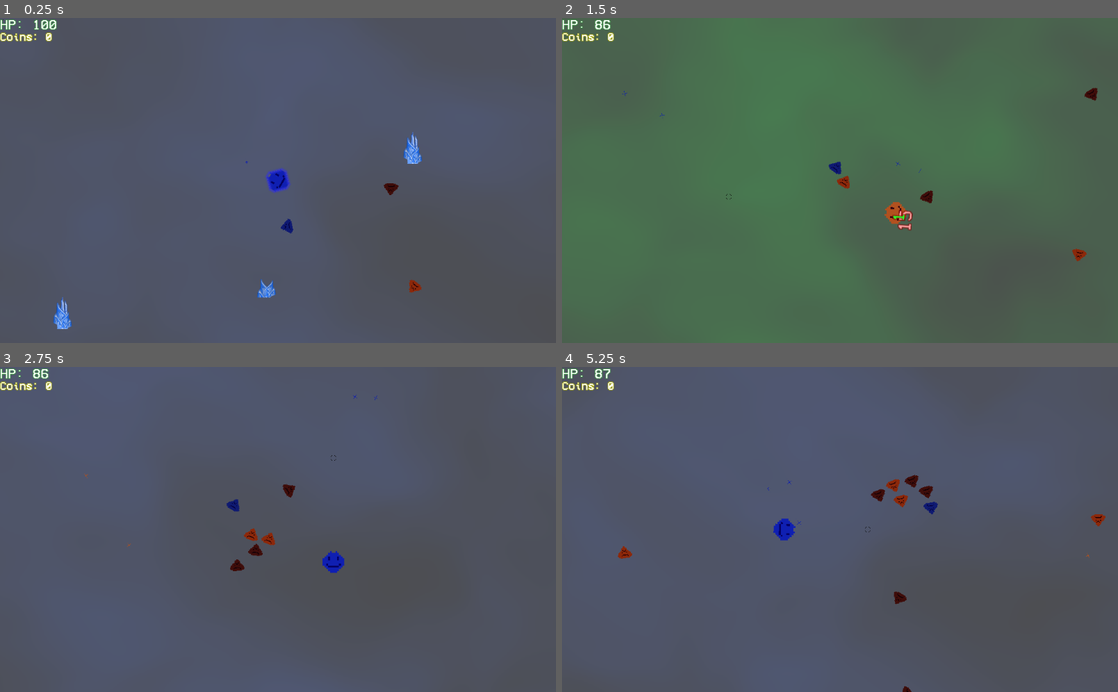
Above: before the commit, frames 1-4 (two rows, left to right).
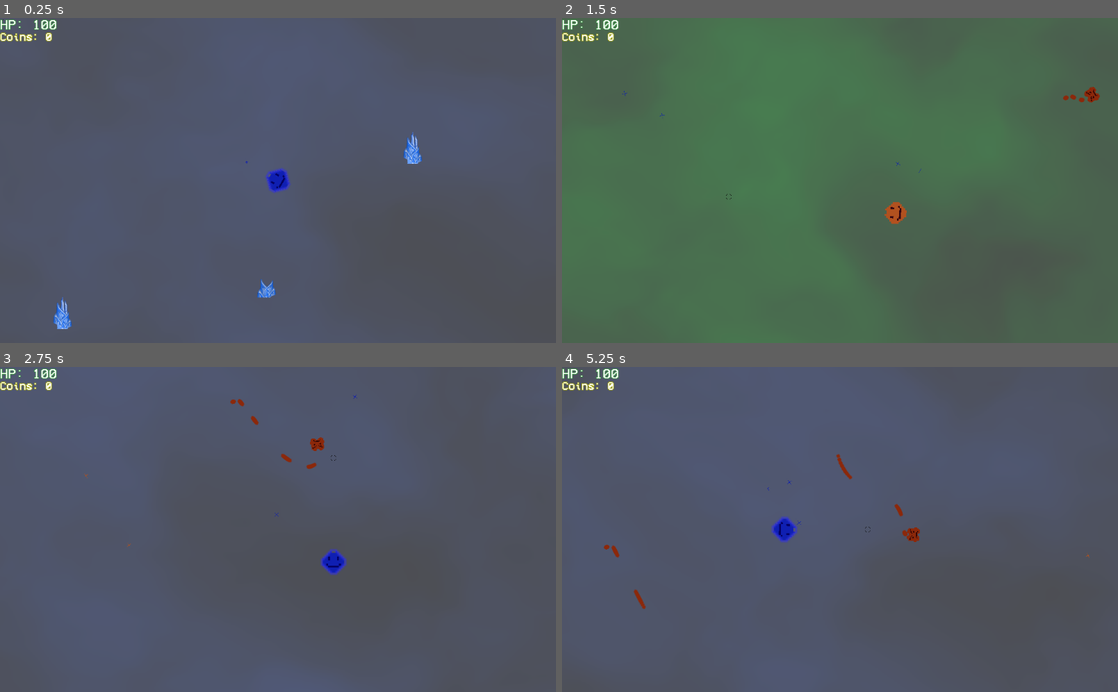
Above: after the commit, the same moments.

Repository: JuanG10/boss
Game: Godot game, scene res://proof of concept.tscn
Two runs of this game, one before a commit and one after it. Both use one fixed random seed, a clock stepped at 60 frames per second and the inputs below. The engine's default icon, where the game draws it, is replaced by a stand-in: a white triangle on a blue panel in a dark square.
Inputs (mouse positions are in pixels of both pictures, inside the frame that each line leads up to):
- Up to frame 1 (0.25 s): no input
- Up to frame 2 (1.5 s): tap Enter (ui_accept) at 0.5, 0.6, 0.77, 1.07 s; move the mouse to (962, 164) at 0.52 s; hold D (right) 0.53-1.28 s; move the mouse to (728, 196) at 1.27 s; hold S (down) from 1.28 s (still down); tap E (next_color) at 1.35 s
- Up to frame 3 (2.75 s): tap Enter (ui_accept) at 1.52, 1.55, 1.82, 2.3 s; move the mouse to (333, 458) at 2.02 s; release S (down) at 2.03 s; hold D (right) from 2.03 s (still down); tap Q (previous_color) at 2.1 s
- Up to frame 4 (5.25 s): move the mouse to (812, 594) at 2.77 s; release D (right) at 2.78 s; hold W (up) 2.78-3.53 s; tap Enter (ui_accept) at 2.85, 3.02, 3.32, 3.77, 3.8, 4.07, 4.52, 4.55, 4.82, 5.1 s; move the mouse to (1006, 578) at 3.52 s; hold A (left) 3.53-5.03 s; tap E (next_color) at 3.6 s; move the mouse to (673, 480) at 4.27 s; tap Q (previous_color) at 4.35 s; move the mouse to (867, 529) at 5.02 s; hold S (down) from 5.03 s (still down)

The runs differ from the first frame. In frame 1, 0.2% of the frame differs, in the area x 50-76%, y 50-85%; in frame 2, 0.6%; in frame 3, 0.8%; in frame 4, 1.1%, in the area x 5-98%, y 0-100%.
Error in both runs: Invalid call. Nonexistent function 'instance' in base 'Nil'. (res://Trampas/TrapManager.gd:45)

Commit message:
Agregados comportamiento por color del jugador. Faltan habilidades especiales roja y azul

Diff:
--- a/Enemies/AdvancedEnemy/AdvancedEnemy.gd
+++ b/Enemies/AdvancedEnemy/AdvancedEnemy.gd
@@ -6,15 +6,24 @@
 var target := Vector2.ZERO
 var velocity := Vector2.ZERO
 
+var slow_timer = Timer.new()
+var stun_timer = Timer.new()
+var is_stunned = false
+
 var health = 70
 var dmg = 10
+var atk_speed = .4
 
-var timer  = Timer.new()
+var special
+var minimun_range_flag = false
+
+var timer = Timer.new()
 
 var Bullet = preload("res://Enemies/Bullet.tscn")
 
-var colores = [Color(0, 0, 1),Color(0,1,0),Color(1,0,0)]
+var colores     = [Color(0.0627, 0.102, 0.451),Color(0.551, 0.1582, 0.041),Color(0.251, 0.051, 0.0431)]
 var collisiones = [0b100000001, 0b100000010, 0b100000100]
+var specials    = ["special_blue", "special_orange", "special_red"]
 var tipo
 
 var explosion_color:Color
@@ -22,7 +31,10 @@
 func _ready():
 	$State_handler.init(player, self)
 	timer.set_one_shot(true)
-	timer.set_wait_time(.4)
+	stun_timer.set_one_shot(true)
+	slow_timer.set_one_shot(true)
+	add_child(stun_timer)
+	add_child(slow_timer)
 	add_child(timer)
 
 #acá habría que agregar el color y las colisiones
@@ -33,44 +45,53 @@
 	collision_layer = collisiones[n]
 	collision_mask  = collisiones[n]
 	tipo = n
+	special = specials[n]
+	if special == "special_orange" and GlobalVariables.retry == true:
+		GlobalVariables.Admg *= 1.1
+		GlobalVariables.Ahealth *= 1.1
+		dmg = GlobalVariables.Admg
+		health = GlobalVariables.Ahealth
 
-func close_enough():
-	return false
+func close_enough(area):
+	if area.name == player.name:
+		minimun_range_flag = true
 
-func _process(delta):
-	target = player.global_position - global_position
-	velocity += target
-	velocity *= friction
-	look_at(player.global_position)
-	position += velocity.normalized() * speed * delta
-	if(timer.is_stopped()):
+func far_enough(area):
+	if area.name == player.name:
+		minimun_range_flag = false
+
+func burn():
+	for _i in range(10):
+		takeDamage(player.brn_dmg)
+		yield(get_tree().create_timer(.1), "timeout")
+
+func stun(time):
+	stun_timer.start(time)
+	is_stunned = true
+
+func slow(slow, time):
+	if slow_timer.is_stopped():
+		slow_timer.start(time)
+		speed *= slow
+
+func _process(_delta):
+	if stun_timer.is_stopped():
+		is_stunned = false
+	if slow_timer.is_stopped():
+		speed = 130
+	if(timer.is_stopped() and not is_stunned):
 		shoot()
 
 func takeDamage(n):
 	health -= n
 	if health <= 0:
-		get_parent().remove_child(self)
+		get_parent().call_deferred("remove_child", self)
 		queue_free()
-
-func _on_area_entered(area):
-	if area.filename == "res://Player/Bullet.tscn":
-		takeDamage(player.dmg)
-		area.remove()
-	if area.name == player.name:
-		player.takeDamage(10)
-
-func shoot():
-	for _i in range(3):
-		var b = Bullet.instance()
-		b.start($Muzzle.global_position, rotation, player, dmg, tipo)
-		get_parent().add_child(b)
-		yield(get_tree().create_timer(.02), "timeout")
-	timer.start()
 
 func _on_death():
 	_create_explosion()
-	get_parent().points += 30
-	for i in range(5):
+	get_parent().points += 20
+	for i in range(3):
 		var c = GlobalVariables.coin.instance()
 		c.initialize(position + Vector2(rand_range(0, i*10),rand_range(0, i*10)))
 		get_parent().call_deferred("add_child", c)
@@ -81,3 +102,11 @@
 	explosion.get_child(0).process_material.color_ramp.gradient.colors[1] = explosion_color
 	explosion.get_child(0).emitting = true
 	get_parent().call_deferred("add_child", explosion)
+
+func shoot():
+	for _i in range(3):
+		var b = Bullet.instance()
+		b.start($Muzzle.global_position, rotation, player, dmg, tipo)
+		get_parent().add_child(b)
+		yield(get_tree().create_timer(.02), "timeout")
+	timer.start(atk_speed)
--- a/Enemies/AdvancedEnemy/AdvancedEnemy.tscn
+++ b/Enemies/AdvancedEnemy/AdvancedEnemy.tscn
@@ -6,11 +6,13 @@
 [ext_resource path="res://Enemies/AdvancedEnemy/State_handler.gd" type="Script" id=4]
 [ext_resource path="res://Enemies/AdvancedEnemy/Minimun_range.gd" type="Script" id=5]
 [ext_resource path="res://Enemies/AdvancedEnemy/Red.gd" type="Script" id=6]
-[ext_resource path="res://Enemies/AdvancedEnemy/Green.gd" type="Script" id=7]
 [ext_resource path="res://Enemies/AdvancedEnemy/Blue.gd" type="Script" id=8]
 
 [sub_resource type="CircleShape2D" id=1]
 radius = 9.13498
+
+[sub_resource type="CircleShape2D" id=2]
+radius = 103.211
 
 [node name="AdvancedEnemy" type="KinematicBody2D"]
 script = ExtResource( 2 )
@@ -33,14 +35,18 @@
 [node name="Minimun_range" type="Node" parent="State_handler"]
 script = ExtResource( 5 )
 
-[node name="Color_Special" type="Node" parent="State_handler"]
-
-[node name="Red" type="Node" parent="State_handler/Color_Special"]
+[node name="Red" type="Node" parent="State_handler"]
 script = ExtResource( 6 )
 
-[node name="Green" type="Node" parent="State_handler/Color_Special"]
-script = ExtResource( 7 )
+[node name="Blue" type="Node" parent="State_handler"]
+script = ExtResource( 8 )
 
-[node name="Blue" type="Node" parent="State_handler/Color_Special"]
-script = ExtResource( 8 )
+[node name="Area2D" type="Area2D" parent="."]
+collision_layer = 1024
+collision_mask = 0
+
+[node name="CollisionShape2D" type="CollisionShape2D" parent="Area2D"]
+shape = SubResource( 2 )
 [connection signal="tree_exiting" from="." to="." method="_on_death"]
+[connection signal="area_entered" from="Area2D" to="." method="close_enough"]
+[connection signal="area_exited" from="Area2D" to="." method="far_enough"]
--- a/Enemies/AdvancedEnemy/Chasing.gd
+++ b/Enemies/AdvancedEnemy/Chasing.gd
@@ -14,10 +14,14 @@
 	speed = enemy.speed
 
 func update(_delta):
-	target = player.global_position - enemy.global_position
-	velocity += target
-	velocity *= friction
-	enemy.look_at(player.global_position)
-	enemy.move_and_slide(velocity.normalized() * speed)
-	if enemy.close_enough():
-		emit_signal("finished", "Minimun_range")
+	if not enemy.is_stunned:
+		target = player.global_position - enemy.global_position
+		velocity += target
+		velocity *= friction
+		enemy.look_at(player.global_position)
+		enemy.move_and_slide(velocity.normalized() * enemy.speed)
+	if enemy.minimun_range_flag:
+		if enemy.special == "special_red":
+			emit_signal("finished", "special_red")
+		else:
+			emit_signal("finished", "minimun_range")
--- a/Enemies/AdvancedEnemy/Minimun_range.gd
+++ b/Enemies/AdvancedEnemy/Minimun_range.gd
@@ -1 +1,32 @@
 extends "res://state_machine/state.gd"
+
+var player
+var enemy
+var target = Vector2.ZERO
+var velocity = Vector2.ZERO
+var friction
+var speed
+
+func initialize(p, e):
+	player = p
+	enemy = e
+	friction = enemy.friction
+	speed = enemy.speed
+
+func update(_delta):
+	#side_to_side()
+	if not enemy.is_stunned:
+		enemy.look_at(player.global_position)
+	if not enemy.minimun_range_flag:
+		emit_signal("finished", "chasing")
+
+func side_to_side():
+	var even_iteration = false
+	target = player.global_position - enemy.global_position
+	target = target.rotated(90)
+	if even_iteration:
+		target = target.rotated(-90)
+	velocity += target
+	velocity *= friction
+	enemy.move_and_slide(velocity.normalized() * speed)
+	even_iteration = not even_iteration
--- a/Enemies/AdvancedEnemy/Red.gd
+++ b/Enemies/AdvancedEnemy/Red.gd
@@ -1 +1,38 @@
 extends "res://state_machine/state.gd"
+
+var player
+var enemy
+var target = Vector2.ZERO
+var velocity = Vector2.ZERO
+var friction
+var speed
+
+func initialize(p, e):
+	player = p
+	enemy = e
+	friction = enemy.friction
+	speed = enemy.speed
+
+func update(_delta):
+	#side_to_side()
+	if not enemy.is_stunned:
+		enemy.look_at(player.global_position)
+	if not enemy.minimun_range_flag:
+		emit_signal("finished", "chasing")
+
+func side_to_side():
+	var even_iteration = false
+	target = player.global_position - enemy.global_position
+	target = target.rotated(90)
+	if even_iteration:
+		target = target.rotated(-90)
+	velocity += target
+	velocity *= friction
+	enemy.move_and_slide(velocity.normalized() * speed)
+	even_iteration = not even_iteration
+
+func enter():
+	enemy.atk_speed = .25
+
+func exit():
+	enemy.atk_speed = .4
--- a/Enemies/AdvancedEnemy/State_handler.gd
+++ b/Enemies/AdvancedEnemy/State_handler.gd
@@ -2,16 +2,14 @@
 
 onready var chasing = $Chasing
 onready var minimun_range = $Minimun_range
-onready var special_red = $Color_Special/Red
-onready var special_blue = $Color_Special/Blue
-onready var special_green = $Color_Special/Green
+onready var special_red = $Red
+onready var special_blue = $Blue
 
 func _ready():
 	states_map = {
 		"chasing"       : chasing,
 		"minimun_range" : minimun_range,
 		"special_red"   : special_red,
-		"special_green" : special_green,
 		"special_blue"  : special_blue,
 	}
 
--- a/Enemies/BasicEnemy/BasicEnemy.gd
+++ b/Enemies/BasicEnemy/BasicEnemy.gd
@@ -6,15 +6,24 @@
 var target := Vector2.ZERO
 var velocity := Vector2.ZERO
 
+var slow_timer = Timer.new()
+var stun_timer = Timer.new()
+var is_stunned = false
+
 var health = 45
 var dmg = 20
+var atk_speed = .8
+
+var special
+var minimun_range_flag = false
 
 var timer = Timer.new()
 
 var Bullet = preload("res://Enemies/Bullet.tscn")
 
-var colores = [Color(0, 0, 1),Color(0,1,0),Color(1,0,0)]
+var colores     = [Color(0.0627, 0.102, 0.451),Color(0.551, 0.1582, 0.041),Color(0.251, 0.051, 0.0431)]
 var collisiones = [0b100000001, 0b100000010, 0b100000100]
+var specials    = ["special_blue", "special_orange", "special_red"]
 var tipo
 
 var explosion_color:Color
@@ -22,7 +31,10 @@
 func _ready():
 	$State_handler.init(player, self)
 	timer.set_one_shot(true)
-	timer.set_wait_time(.8)
+	stun_timer.set_one_shot(true)
+	slow_timer.set_one_shot(true)
+	add_child(stun_timer)
+	add_child(slow_timer)
 	add_child(timer)
 
 #acá habría que agregar el color y las colisiones
@@ -33,12 +45,27 @@
 	collision_layer = collisiones[n]
 	collision_mask  = collisiones[n]
 	tipo = n
+	special = specials[n]
+	if special == "special_orange" and GlobalVariables.retry == true:
+		GlobalVariables.Bdmg *= 1.1
+		GlobalVariables.Bhealth *= 1.1
+		dmg = GlobalVariables.Bdmg
+		health = GlobalVariables.Bhealth
 
-func close_enough():
-	return false
+func close_enough(area):
+	if area.name == player.name:
+		minimun_range_flag = true
+
+func far_enough(area):
+	if area.name == player.name:
+		minimun_range_flag = false
 
 func _process(_delta):
-	if(timer.is_stopped()):
+	if stun_timer.is_stopped():
+		is_stunned = false
+	if slow_timer.is_stopped():
+		speed = 130
+	if(timer.is_stopped() and not is_stunned):
 		shoot()
 
 func takeDamage(n):
@@ -47,18 +74,25 @@
 		get_parent().call_deferred("remove_child", self)
 		queue_free()
 
-func _on_area_entered(area):
-	if area.filename == "res://Player/Bullet.tscn":
-		takeDamage(player.dmg)
-		area.remove()
-	if area.name == player.name:
-		player.takeDamage(10)
+func burn():
+	for _i in range(10):
+		takeDamage(player.brn_dmg)
+		yield(get_tree().create_timer(.1), "timeout")
+
+func stun(time):
+	stun_timer.start(time)
+	is_stunned = true
+
+func slow(slow, time):
+	if slow_timer.is_stopped():
+		slow_timer.start(time)
+		speed *= slow
 
 func shoot():
 	var b = Bullet.instance()
 	b.start($Muzzle.global_position, rotation, player, dmg, tipo)
 	get_parent().add_child(b)
-	timer.start()
+	timer.start(atk_speed)
 
 func _on_death():
 	_create_explosion()
--- a/Enemies/BasicEnemy/BasicEnemy.tscn
+++ b/Enemies/BasicEnemy/BasicEnemy.tscn
@@ -6,11 +6,13 @@
 [ext_resource path="res://Enemies/BasicEnemy/State_handler.gd" type="Script" id=4]
 [ext_resource path="res://Enemies/BasicEnemy/Minimun_range.gd" type="Script" id=5]
 [ext_resource path="res://Enemies/BasicEnemy/Red.gd" type="Script" id=6]
-[ext_resource path="res://Enemies/BasicEnemy/Green.gd" type="Script" id=7]
 [ext_resource path="res://Enemies/BasicEnemy/Blue.gd" type="Script" id=8]
 
 [sub_resource type="CircleShape2D" id=1]
 radius = 9.13498
+
+[sub_resource type="CircleShape2D" id=2]
+radius = 103.178
 
 [node name="BasicEnemy" type="KinematicBody2D"]
 script = ExtResource( 2 )
@@ -33,14 +35,18 @@
 [node name="Minimun_range" type="Node" parent="State_handler"]
 script = ExtResource( 5 )
 
-[node name="Color_Special" type="Node" parent="State_handler"]
-
-[node name="Red" type="Node" parent="State_handler/Color_Special"]
+[node name="Red" type="Node" parent="State_handler"]
 script = ExtResource( 6 )
 
-[node name="Green" type="Node" parent="State_handler/Color_Special"]
-script = ExtResource( 7 )
+[node name="Blue" type="Node" parent="State_handler"]
+script = ExtResource( 8 )
 
-[node name="Blue" type="Node" parent="State_handler/Color_Special"]
-script = ExtResource( 8 )
+[node name="Area2D" type="Area2D" parent="."]
+collision_layer = 1024
+collision_mask = 0
+
+[node name="CollisionShape2D" type="CollisionShape2D" parent="Area2D"]
+shape = SubResource( 2 )
 [connection signal="tree_exiting" from="." to="." method="_on_death"]
+[connection signal="area_entered" from="Area2D" to="." method="close_enough"]
+[connection signal="area_exited" from="Area2D" to="." method="far_enough"]
--- a/Enemies/BasicEnemy/Chasing.gd
+++ b/Enemies/BasicEnemy/Chasing.gd
@@ -5,19 +5,21 @@
 var target = Vector2.ZERO
 var velocity = Vector2.ZERO
 var friction
-var speed
 
 func initialize(p, e):
 	player = p
 	enemy = e
 	friction = enemy.friction
-	speed = enemy.speed
 
 func update(_delta):
-	target = player.global_position - enemy.global_position
-	velocity += target
-	velocity *= friction
-	enemy.look_at(player.global_position)
-	enemy.move_and_slide(velocity.normalized() * speed)
-	if enemy.close_enough():
-		emit_signal("finished", "Minimun_range")
+	if not enemy.is_stunned:
+		target = player.global_position - enemy.global_position
+		velocity += target
+		velocity *= friction
+		enemy.look_at(player.global_position)
+		enemy.move_and_slide(velocity.normalized() * enemy.speed)
+	if enemy.minimun_range_flag:
+		if enemy.special == "special_red":
+			emit_signal("finished", "special_red")
+		else:
+			emit_signal("finished", "minimun_range")
--- a/Enemies/BasicEnemy/Minimun_range.gd
+++ b/Enemies/BasicEnemy/Minimun_range.gd
@@ -1 +1,32 @@
 extends "res://state_machine/state.gd"
+
+var player
+var enemy
+var target = Vector2.ZERO
+var velocity = Vector2.ZERO
+var friction
+var speed
+
+func initialize(p, e):
+	player = p
+	enemy = e
+	friction = enemy.friction
+	speed = enemy.speed
+
+func update(_delta):
+	#side_to_side()
+	if not enemy.is_stunned:
+		enemy.look_at(player.global_position)
+	if not enemy.minimun_range_flag:
+		emit_signal("finished", "chasing")
+
+func side_to_side():
+	var even_iteration = false
+	target = player.global_position - enemy.global_position
+	target = target.rotated(90)
+	if even_iteration:
+		target = target.rotated(-90)
+	velocity += target
+	velocity *= friction
+	enemy.move_and_slide(velocity.normalized() * speed)
+	even_iteration = not even_iteration
--- a/Enemies/BasicEnemy/Red.gd
+++ b/Enemies/BasicEnemy/Red.gd
@@ -1 +1,38 @@
 extends "res://state_machine/state.gd"
+
+var player
+var enemy
+var target = Vector2.ZERO
+var velocity = Vector2.ZERO
+var friction
+var speed
+
+func initialize(p, e):
+	player = p
+	enemy = e
+	friction = enemy.friction
+	speed = enemy.speed
+
+func update(_delta):
+	#side_to_side()
+	if not enemy.is_stunned:
+		enemy.look_at(player.global_position)
+	if not enemy.minimun_range_flag:
+		emit_signal("finished", "chasing")
+
+func side_to_side():
+	var even_iteration = false
+	target = player.global_position - enemy.global_position
+	target = target.rotated(90)
+	if even_iteration:
+		target = target.rotated(-90)
+	velocity += target
+	velocity *= friction
+	enemy.move_and_slide(velocity.normalized() * speed)
+	even_iteration = not even_iteration
+
+func enter():
+	enemy.atk_speed = .6
+
+func exit():
+	enemy.atk_speed = .8
--- a/Enemies/BasicEnemy/State_handler.gd
+++ b/Enemies/BasicEnemy/State_handler.gd
@@ -2,16 +2,14 @@
 
 onready var chasing = $Chasing
 onready var minimun_range = $Minimun_range
-onready var special_red = $Color_Special/Red
-onready var special_blue = $Color_Special/Blue
-onready var special_green = $Color_Special/Green
+onready var special_red = $Red
+onready var special_blue = $Blue
 
 func _ready():
 	states_map = {
 		"chasing"       : chasing,
 		"minimun_range" : minimun_range,
 		"special_red"   : special_red,
-		"special_green" : special_green,
 		"special_blue"  : special_blue,
 	}
 
--- a/Enemies/Bullet.gd
+++ b/Enemies/Bullet.gd
@@ -5,7 +5,7 @@
 var player
 var dmg
 
-var colores = [Color(0, 0, 1),Color(0,1,0),Color(1,0,0)]
+var colores     = [Color(0.0627, 0.102, 0.451),Color(0.551, 0.1582, 0.041),Color(0.251, 0.051, 0.0431)]
 var collisiones = [0b1, 0b10, 0b100]
 
 func start(pos, dir, p, damage, n):
--- a/Enemies/MeleeEnemy/Chasing.gd
+++ b/Enemies/MeleeEnemy/Chasing.gd
@@ -5,19 +5,18 @@
 var target = Vector2.ZERO
 var velocity = Vector2.ZERO
 var friction
-var speed
 
 func initialize(p, e):
 	player = p
 	enemy = e
 	friction = enemy.friction
-	speed = enemy.speed
 
 func update(delta):
-	target = player.global_position - enemy.global_position
-	velocity += target
-	velocity *= friction
-	enemy.look_at(player.global_position)
-	enemy.move_and_slide(velocity.normalized() * speed)
+	if not enemy.is_stunned:
+		target = player.global_position - enemy.global_position
+		velocity += target
+		velocity *= friction
+		enemy.look_at(player.global_position)
+		enemy.move_and_slide(velocity.normalized() * enemy.speed)
 	if enemy.charge_flag:
 		emit_signal("finished", enemy.special)
--- a/Enemies/MeleeEnemy/MeleeEnemy.gd
+++ b/Enemies/MeleeEnemy/MeleeEnemy.gd
@@ -5,6 +5,10 @@
 var friction = 0.95
 var target := Vector2.ZERO
 var velocity := Vector2.ZERO
+
+var slow_timer = Timer.new()
+var stun_timer = Timer.new()
+var is_stunned = false
 
 var dmg = 15
 var health = 25
@@ -20,6 +24,16 @@
 
 func _ready():
 	$State_handler.init(player, self)
+	stun_timer.set_one_shot(true)
+	slow_timer.set_one_shot(true)
+	add_child(stun_timer)
+	add_child(slow_timer)
+
+func _process(_delta):
+	if stun_timer.is_stopped():
+		is_stunned = false
+	if slow_timer.is_stopped():
+		speed = 130
 
 func initialize(t, n):
 	player = t
@@ -45,30 +59,29 @@
 		takeDamage(player.brn_dmg)
 		yield(get_tree().create_timer(.1), "timeout")
 
+func stun(time):
+	stun_timer.start(time)
+	is_stunned = true
 
-func _on_area_entered(area):
-	if area.filename == "res://Player/Bullet.tscn":
-		if area.burn:
-			burn()
-		takeDamage(player.dmg)
-		area.remove()
-	if area.name == player.name:
-		player.takeDamage()
-
+func slow(slow, time):
+	if slow_timer.is_stopped():
+		slow_timer.start(time)
+		speed *= slow
 
 func _on_death():
 	_create_explosion()
-
 	get_parent().points += 10
 	var c = GlobalVariables.coin.instance()
 	c.initialize(position)
 	get_parent().call_deferred("add_child", c)
 
-func close_enough(_area):
-	charge_flag = true
+func close_enough(area):
+	if area.name == player.name:
+		charge_flag = true
 
-func far_enough(_area):
-	charge_flag = false
+func far_enough(area):
+	if area.name == player.name:
+		charge_flag = false
 
 func _create_explosion():
 	var explosion = GlobalVariables.EXPLOSION.instance()
--- a/Enemies/MeleeEnemy/Red.gd
+++ b/Enemies/MeleeEnemy/Red.gd
@@ -5,20 +5,18 @@
 var target = Vector2.ZERO
 var velocity = Vector2.ZERO
 var friction
-var speed
 
 func initialize(p, e):
 	player = p
 	enemy = e
 	friction = enemy.friction
-	speed = enemy.speed
 
 func update(_delta):
-	print("charge initialized")
-	target = player.global_position - enemy.global_position
-	velocity += target
-	velocity *= friction
-	enemy.look_at(player.global_position)
-	enemy.move_and_slide(velocity.normalized() * speed * 2)
+	if not enemy.is_stunned:
+		target = player.global_position - enemy.global_position
+		velocity += target
+		velocity *= friction
+		enemy.look_at(player.global_position)
+		enemy.move_and_slide(velocity.normalized() * enemy.speed * 1.5)
 	if not enemy.charge_flag:
 		emit_signal("finished", "chasing")
--- a/Player/BlueBehavior.gd
+++ b/Player/BlueBehavior.gd
@@ -1,10 +1,15 @@
 extends Node
 
-var habilidades_actual = []
-var burn   = false
+var player
+
 var heal   = false
 var shield = true
 
+func initialize(p):
+	player = p
 
-func set_habilidades(lista):
-	habilidades_actual = lista
+func handle(body):
+	body.slow(.8, 2)
+
+func power():
+	pass
--- a/Player/Bullet.gd
+++ b/Player/Bullet.gd
@@ -3,19 +3,18 @@
 var speed = 2
 var velocity = Vector2()
 var dmg
-var burn
+var state
 
-func start(pos, dir, damage, brn):
+func start(pos, dir, damage, state_):
 	rotation = dir
 	position = pos
 	dmg      = damage
-	burn     = brn
+	state    = state_
 	velocity = Vector2(speed, 0).rotated(rotation)
 
 func on_enemy_entered(_body_id, body, _body_shape, _area_shape):
-	if burn:
-		body.burn()
-	body.takeDamage(dmg)
+	state.handle(body)
+	body.takeDamage(0)
 	remove()
 
 func _physics_process(_delta):
--- a/Player/GreenBehavior.gd
+++ b/Player/GreenBehavior.gd
@@ -1,9 +1,26 @@
 extends Node
 
-var habilidades_actual = []
-var burn = false
+var player
+
 var heal = true
 var shield = false
 
-func set_habilidades(lista):
-	habilidades_actual = lista
+var timer = Timer.new()
+
+func _ready():
+	timer.set_one_shot(true)
+	add_child(timer)
+
+func initialize(p):
+	player = p
+
+func handle(body):
+	pass
+
+func power():
+	player.invencibility = true
+	timer.start(GlobalVariables.invincibility_time)
+
+func _process(_delta):
+	if timer.is_stopped():
+		player.invencibility = false
--- a/Player/Player.gd
+++ b/Player/Player.gd
@@ -14,6 +14,7 @@
 var heal_speed    = GlobalVariables.heal_speed
 var shield_speed  = GlobalVariables.shield_speed
 
+var invencibility = false
 
 var shootT  = Timer.new()
 var healT   = Timer.new()
@@ -29,16 +30,19 @@
 var pointer     = 0
 
 onready var R = get_node("States/Red")
-onready var G = get_node("States/Green")
+onready var O = get_node("States/Orange")
 onready var B = get_node("States/Blue")
 
 func initialize(l,c):
 	label = l
 	coins = c
 	label.on_update(health)
-	states = [B, G, R]
+	states = [B, O, R]
 
 func _ready():
+	R.initialize(self)
+	O.initialize(self)
+	B.initialize(self)
 	$Sprite.modulate = colores[pointer]
 	collision_layer = collisiones[pointer]
 	collision_mask  = collisiones[pointer]
@@ -55,7 +59,7 @@
 	poisonT.set_wait_time(5)
 	add_child(poisonT)
 	freezeT.set_one_shot(true)
-	freezeT.set_wait_time(5)
+	freezeT.set_wait_time(2.5)
 	add_child(freezeT)
 
 func color_actual():
@@ -74,7 +78,7 @@
 	#if Input.is_action_just_released("ui_accept"):
 	#	speed /= 3
 	if Input.is_action_just_pressed("ui_accept"):
-		print(GlobalVariables.Mhealth)
+		states[pointer].power()
 	if Input.is_action_just_pressed("next_color"):
 		next_color()
 		if not states[pointer].shield:
@@ -99,22 +103,22 @@
 		if freezeT.is_stopped():
 			position.x += speed
 		else:
-			position.x += speed * .8
+			position.x += speed * .75
 	if Input.is_action_pressed('left'):
 		if freezeT.is_stopped():
 			position.x -= speed
 		else:
-			position.x -= speed * .8
+			position.x -= speed * .75
 	if Input.is_action_pressed('down'):
 		if freezeT.is_stopped():
 			position.y += speed
 		else:
-			position.y += speed * .8
+			position.y += speed * .75
 	if Input.is_action_pressed('up'):
 		if freezeT.is_stopped():
 			position.y -= speed
 		else:
-			position.y -= speed * .8
+			position.y -= speed * .75
 	if not poisonT.is_stopped():
 		takeDamage(1)
 
@@ -127,16 +131,19 @@
 	label.on_update(health)
 
 func takeDamage(x):
-	if not isShielded:
-		health -= x
-		_create_floating_text(x, "Damage")
-		label.on_update(health)
-		if health <= 0:
-			GlobalVariables.retry = true
-			get_tree().change_scene("res://UpgradeScreen/UpgradeWindow.tscn")
-	else:
-		remove_shield()
-		shieldT.start()
+	if not invencibility:
+		if not isShielded:
+			health -= x
+			_create_floating_text(x, "Damage")
+			label.on_update(health)
+			shieldT.stop()
+			shieldT.start()
+			if health <= 0:
+				GlobalVariables.retry = true
+				get_tree().change_scene("res://UpgradeScreen/UpgradeWindow.tscn")
+		else:
+			remove_shield()
+			shieldT.start()
 
 func remove_shield():
 	isShielded = false
@@ -147,7 +154,7 @@
 	b.modulate        = colores[pointer]
 	b.collision_layer = collisiones[pointer]
 	b.collision_mask  = collisiones[pointer]
-	b.start($Muzzle.global_position, rotation, dmg, states[pointer].burn)
+	b.start($Muzzle.global_position, rotation, dmg, states[pointer])
 	get_parent().add_child(b)
 	shootT.start()
 
--- a/Player/Player.tscn
+++ b/Player/Player.tscn
@@ -24,7 +24,7 @@
 [node name="Red" type="Node" parent="States"]
 script = ExtResource( 3 )
 
-[node name="Green" type="Node" parent="States"]
+[node name="Orange" type="Node" parent="States"]
 script = ExtResource( 4 )
 
 [node name="Blue" type="Node" parent="States"]
--- a/Player/RedBehavior.gd
+++ b/Player/RedBehavior.gd
@@ -1,10 +1,15 @@
 extends Node
 
-var habilidades_actual = []
+var player
 
-var burn = true
 var heal = false
 var shield = false
 
-func set_habilidades(lista):
-	habilidades_actual = lista
+func initialize(p):
+	player = p
+
+func handle(body):
+	body.stun(.1)
+
+func power():
+	pass
--- a/global_variables.gd
+++ b/global_variables.gd
@@ -4,6 +4,8 @@
 const EXPLOSION = preload("res://Enemies/Explosion/Explosion.tscn")
 
 var retry = false
+
+var invincibility_time = 2.5
 
 var money = 0
 var Pspeed = 3
--- a/main.gd
+++ b/main.gd
@@ -10,12 +10,13 @@
 
 func _ready():
 	$Player.initialize($Player/CanvasLayer/HP, $Player/CanvasLayer/Coins)
+	spawnAdvanced(1)
 	timer.set_one_shot(true)
 	timer.set_wait_time(5)
 	add_child(timer)
 
 func _process(_delta):
-	if timer.is_stopped():
+	if timer.is_stopped() and false:
 		timer.start()
 		if points < 100:
 			FogBackground.change_bg_octaves(2)
